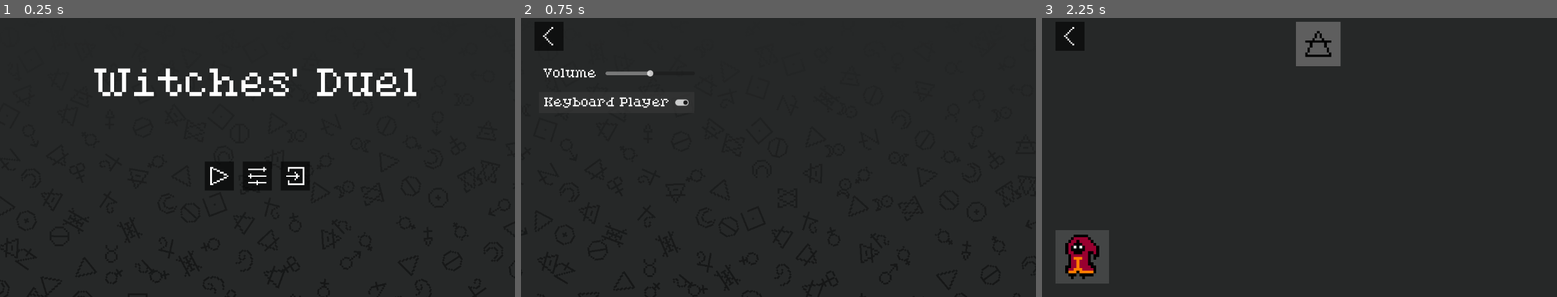
Above: before the commit, frames 1-3 (left to right).
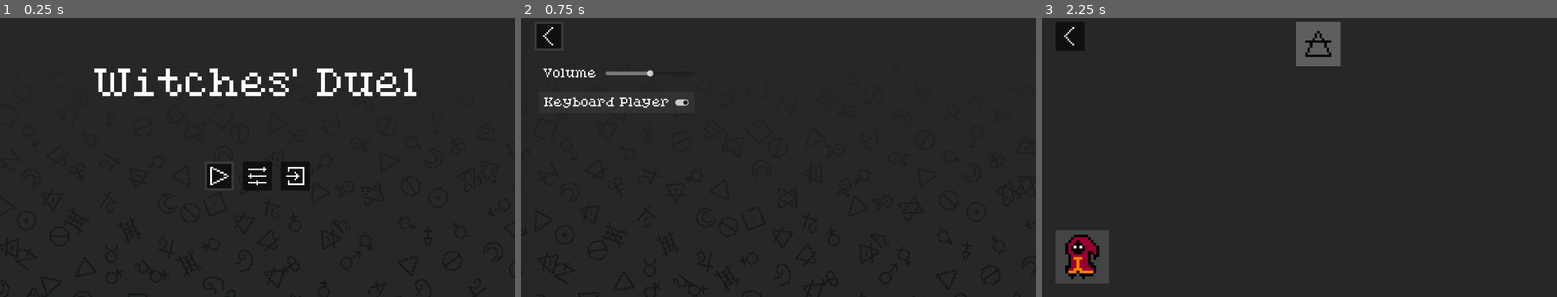
Above: after the commit, the same moments.

Repository: Andreabee0/Witches--Duel
Game: Godot game, scene res://scenes/menu.tscn
The game is run twice, just before and just after one commit, with the same random seed, the same clock (stepped at 60 frames per second) and the same inputs.
Inputs (mouse positions are in pixels of both pictures, inside the frame that each line leads up to):
- Up to frame 1 (0.25 s): no input
- Up to frame 2 (0.75 s): click (778, 177) at 0.5 s
- Up to frame 3 (2.25 s): click (1067, 37) at 1.25 s; click (1263, 177) at 2 s

The runs differ from the first frame. In frame 1, 0.2% of the frame differs, in the area x 39-46%, y 51-62%; in frame 2, 0.2%; in frame 3, nothing differs.

Commit message:
Use main menu with controllers

Diff:
--- a/scenes/menu/main.tscn
+++ b/scenes/menu/main.tscn
@@ -26,7 +26,7 @@
 horizontal_alignment = 1
 vertical_alignment = 1
 
-[node name="HBoxContainer" type="HBoxContainer" parent="."]
+[node name="Buttons" type="HBoxContainer" parent="."]
 layout_mode = 1
 anchors_preset = -1
 anchor_top = 0.5
@@ -38,7 +38,7 @@
 grow_vertical = 2
 alignment = 1
 
-[node name="Play" type="Button" parent="HBoxContainer"]
+[node name="Play" type="Button" parent="Buttons"]
 texture_filter = 1
 custom_minimum_size = Vector2(65, 0)
 layout_mode = 2
@@ -47,7 +47,7 @@
 icon_alignment = 1
 expand_icon = true
 
-[node name="Options" type="Button" parent="HBoxContainer"]
+[node name="Options" type="Button" parent="Buttons"]
 texture_filter = 1
 custom_minimum_size = Vector2(65, 0)
 layout_mode = 2
@@ -56,7 +56,7 @@
 icon_alignment = 1
 expand_icon = true
 
-[node name="Quit" type="Button" parent="HBoxContainer"]
+[node name="Quit" type="Button" parent="Buttons"]
 texture_filter = 1
 custom_minimum_size = Vector2(65, 0)
 layout_mode = 2
@@ -65,6 +65,6 @@
 icon_alignment = 1
 expand_icon = true
 
-[connection signal="pressed" from="HBoxContainer/Play" to="." method="_on_play_pressed"]
-[connection signal="pressed" from="HBoxContainer/Options" to="." method="_on_options_pressed"]
-[connection signal="pressed" from="HBoxContainer/Quit" to="." method="_on_quit_pressed"]
+[connection signal="pressed" from="Buttons/Play" to="." method="_on_play_pressed"]
+[connection signal="pressed" from="Buttons/Options" to="." method="_on_options_pressed"]
+[connection signal="pressed" from="Buttons/Quit" to="." method="_on_quit_pressed"]
--- a/scenes/menu/options.tscn
+++ b/scenes/menu/options.tscn
@@ -12,7 +12,7 @@
 grow_vertical = 2
 script = ExtResource("1_u4k8k")
 
-[node name="VBoxContainer" type="VBoxContainer" parent="."]
+[node name="MainContainer" type="VBoxContainer" parent="."]
 layout_mode = 1
 anchors_preset = -1
 anchor_right = 1.0
@@ -23,45 +23,46 @@
 offset_bottom = -30.0
 grow_vertical = 2
 
-[node name="BackButton" type="Button" parent="VBoxContainer"]
+[node name="BackButton" type="Button" parent="MainContainer"]
 texture_filter = 1
 custom_minimum_size = Vector2(65, 65)
 layout_mode = 2
 size_flags_horizontal = 0
+focus_neighbor_bottom = NodePath("../MarginContainer/VBoxContainer/VolumeSlider/Layout/Slider")
 theme_override_font_sizes/font_size = 30
 icon = ExtResource("3_eso6p")
 icon_alignment = 1
 expand_icon = true
 
-[node name="MarginContainer" type="MarginContainer" parent="VBoxContainer"]
+[node name="MarginContainer" type="MarginContainer" parent="MainContainer"]
 layout_mode = 2
 
-[node name="VBoxContainer" type="VBoxContainer" parent="VBoxContainer/MarginContainer"]
+[node name="VBoxContainer" type="VBoxContainer" parent="MainContainer/MarginContainer"]
 layout_mode = 2
 
-[node name="VolumeSlider" type="MarginContainer" parent="VBoxContainer/MarginContainer/VBoxContainer"]
+[node name="VolumeSlider" type="MarginContainer" parent="MainContainer/MarginContainer/VBoxContainer"]
 layout_mode = 2
 
-[node name="Layout" type="HBoxContainer" parent="VBoxContainer/MarginContainer/VBoxContainer/VolumeSlider"]
+[node name="Layout" type="HBoxContainer" parent="MainContainer/MarginContainer/VBoxContainer/VolumeSlider"]
 layout_mode = 2
 
-[node name="Label" type="Label" parent="VBoxContainer/MarginContainer/VBoxContainer/VolumeSlider/Layout"]
+[node name="Label" type="Label" parent="MainContainer/MarginContainer/VBoxContainer/VolumeSlider/Layout"]
 layout_mode = 2
 text = "Volume"
 
-[node name="Slider" type="HSlider" parent="VBoxContainer/MarginContainer/VBoxContainer/VolumeSlider/Layout"]
+[node name="Slider" type="HSlider" parent="MainContainer/MarginContainer/VBoxContainer/VolumeSlider/Layout"]
 custom_minimum_size = Vector2(200, 0)
 layout_mode = 2
 size_flags_horizontal = 0
 size_flags_vertical = 4
 max_value = 2.0
-step = 0.01
+step = 0.1
 
-[node name="KeyboardToggle" type="CheckButton" parent="VBoxContainer/MarginContainer/VBoxContainer"]
+[node name="KeyboardToggle" type="CheckButton" parent="MainContainer/MarginContainer/VBoxContainer"]
 layout_mode = 2
 size_flags_horizontal = 0
 text = "Keyboard Player"
 
-[connection signal="pressed" from="VBoxContainer/BackButton" to="." method="_on_back_pressed"]
-[connection signal="value_changed" from="VBoxContainer/MarginContainer/VBoxContainer/VolumeSlider/Layout/Slider" to="." method="_on_volume_changed"]
-[connection signal="toggled" from="VBoxContainer/MarginContainer/VBoxContainer/KeyboardToggle" to="." method="_on_keyboard_toggled"]
+[connection signal="pressed" from="MainContainer/BackButton" to="." method="_on_back_pressed"]
+[connection signal="value_changed" from="MainContainer/MarginContainer/VBoxContainer/VolumeSlider/Layout/Slider" to="." method="_on_volume_changed"]
+[connection signal="toggled" from="MainContainer/MarginContainer/VBoxContainer/KeyboardToggle" to="." method="_on_keyboard_toggled"]
--- a/src/menu/main.gd
+++ b/src/menu/main.gd
@@ -3,6 +3,10 @@
 
 signal play_pressed
 signal options_pressed
+
+
+func _ready() -> void:
+	$Buttons/Play.call_deferred("grab_focus")
 
 
 func _on_quit_pressed():
--- a/src/menu/options.gd
+++ b/src/menu/options.gd
@@ -4,14 +4,15 @@
 signal back_pressed
 
 @onready
-var volume_slider: HSlider = $VBoxContainer/MarginContainer/VBoxContainer/VolumeSlider/Layout/Slider
+var volume_slider: HSlider = $MainContainer/MarginContainer/VBoxContainer/VolumeSlider/Layout/Slider
 @onready
-var keyboard_toggle: CheckButton = $VBoxContainer/MarginContainer/VBoxContainer/KeyboardToggle
+var keyboard_toggle: CheckButton = $MainContainer/MarginContainer/VBoxContainer/KeyboardToggle
 
 
 func _ready() -> void:
-	volume_slider.value = Settings.volume
-	keyboard_toggle.button_pressed = Settings.include_keyboard
+	volume_slider.set_value_no_signal(Settings.volume)
+	keyboard_toggle.set_pressed_no_signal(Settings.include_keyboard)
+	$MainContainer/BackButton.call_deferred("grab_focus")
 
 
 func _on_back_pressed():
--- a/theme/theme.tres
+++ b/theme/theme.tres
@@ -15,13 +15,12 @@
 content_margin_top = 12.0
 content_margin_right = 12.0
 content_margin_bottom = 12.0
-bg_color = Color(1, 1, 1, 0.75)
 draw_center = false
-corner_detail = 5
-expand_margin_left = 2.0
-expand_margin_top = 2.0
-expand_margin_right = 2.0
-expand_margin_bottom = 2.0
+border_width_left = 5
+border_width_top = 5
+border_width_right = 5
+border_width_bottom = 5
+border_color = Color(0.8, 0.8, 0.8, 0.223529)
 
 [sub_resource type="StyleBoxFlat" id="StyleBoxFlat_dkfd6"]
 content_margin_left = 12.0
